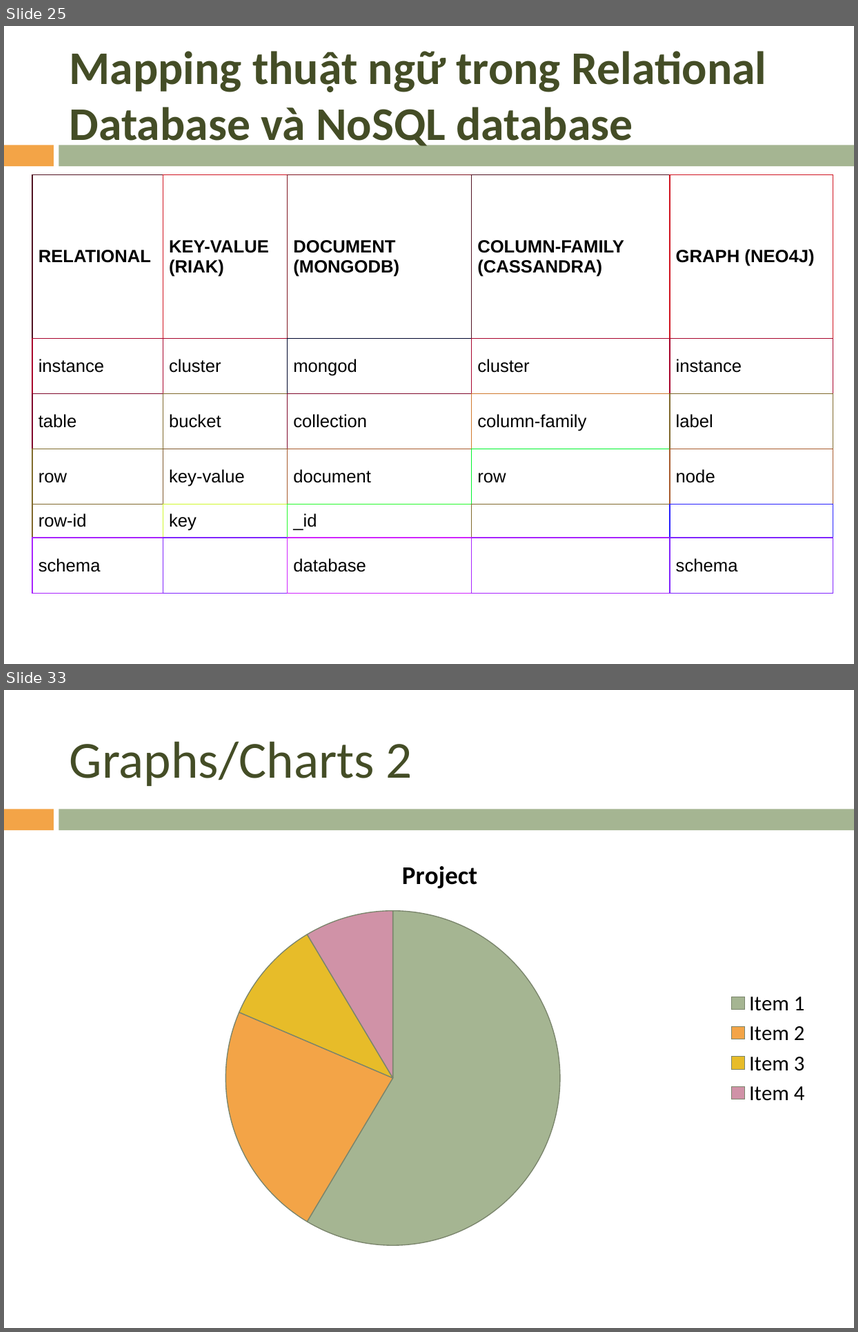
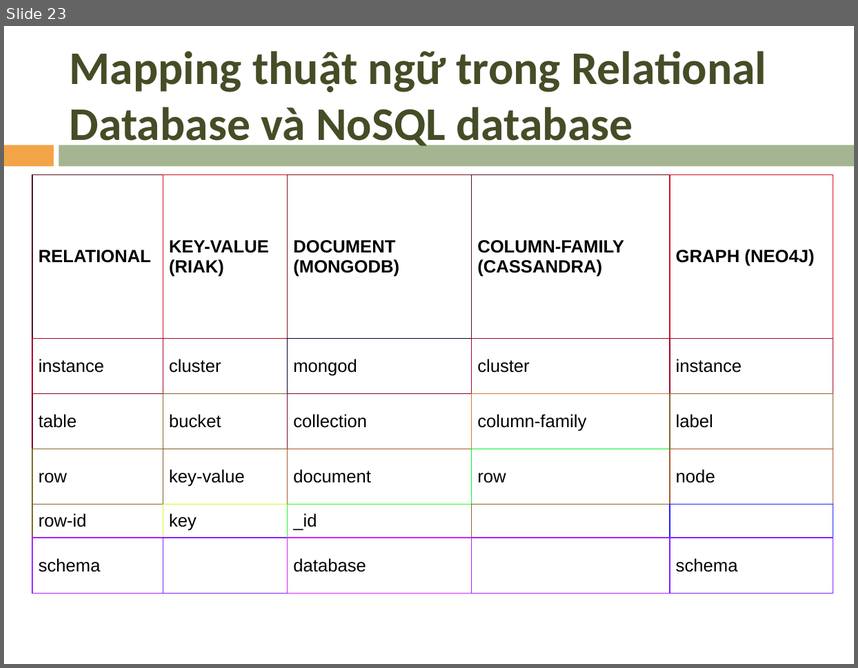
Before and after one commit to mrviit/notes, a slide deck: pp_template/nonsql/NoSQL.pptx. Shown one above the other, each under a label of ours: slides 25 and 33 before the commit, slide 23 after it; the slides between them are not shown. The pictures are 858x1332 and 858x668 pixels, drawn with LibreOffice and Linux fonts; fonts in the diff are those of the drawing; background and template pictures are left out. Boxes give left, top, right and bottom in pixels: in the first picture for what was removed or moved away, otherwise in the second. Text is boxed around its words. In the diff, an @@ line names an element or a change of style, - is before the commit and + after.

```diff
--- a/pp_template/nonsql/NoSQL.pptx
+++ b/pp_template/nonsql/NoSQL.pptx
@@ slide 33 removed at bbox=[4, 690, 854, 1328], background picture (left out); not listed: 2 template elements that a slide beside it also shows @@
@@ title removed at bbox=[70, 741, 412, 786] @@
-Graphs/Charts 2
@@ pie chart removed at bbox=[61, 839, 819, 1257] @@
-title "Project"
-categories: Item 1, Item 2, Item 3, Item 4
-Project: 59, 23, 10, 9
@@ what was slide 25 is now slide 23 @@
```
Also in this commit, not shown: 2 slides changed, 12 slides added, 10 other slides removed, 4 other files.
